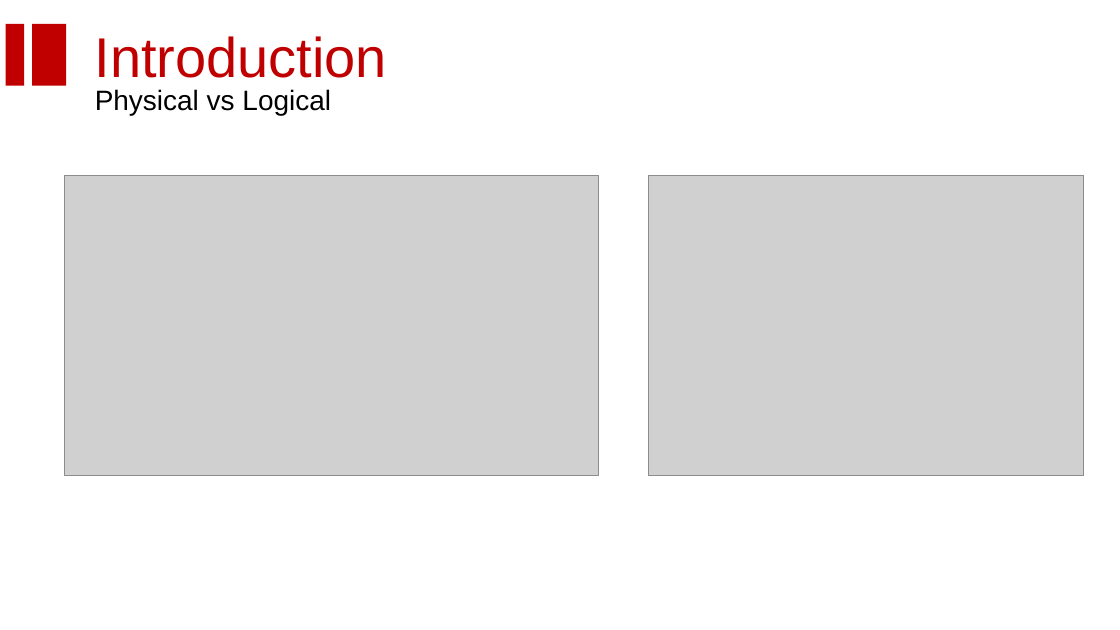
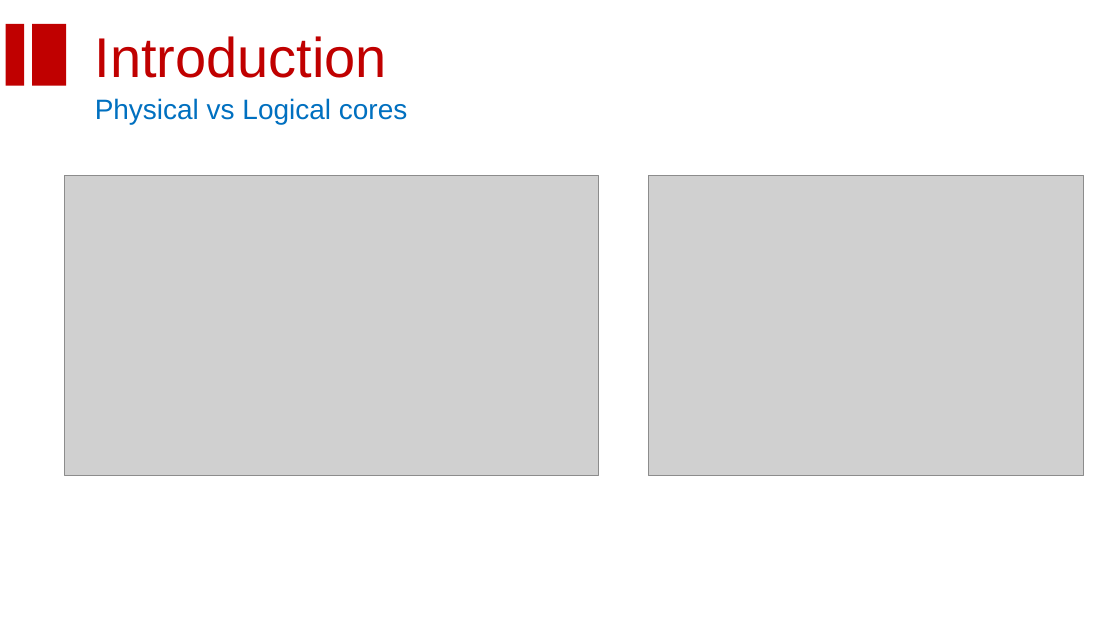
Before and after one commit to homanad/KotlinCoroutines, a slide deck: slide 6 of Coroutine.pptx. Drawn at 1120x630 pixels with LibreOffice and Linux fonts; fonts in the diff are those of the drawing; grey boxes stand for pictures; background and template pictures are left out. Boxes give left, top, right and bottom in pixels: in the first picture for what was removed or moved away, otherwise in the second. Text is boxed around its words. In the diff, an @@ line names an element or a change of style, - is before the commit and + after.

```diff
--- a/Coroutine.pptx
+++ b/Coroutine.pptx
@@ text at [95, 98, 407, 124]: text changed; text colour #000000 to #0070C0 @@
-Physical vs Logical
+Physical vs Logical cores
```
Also in this commit, not shown: 15 other slides changed, 14 slides added, 14 slides removed.
